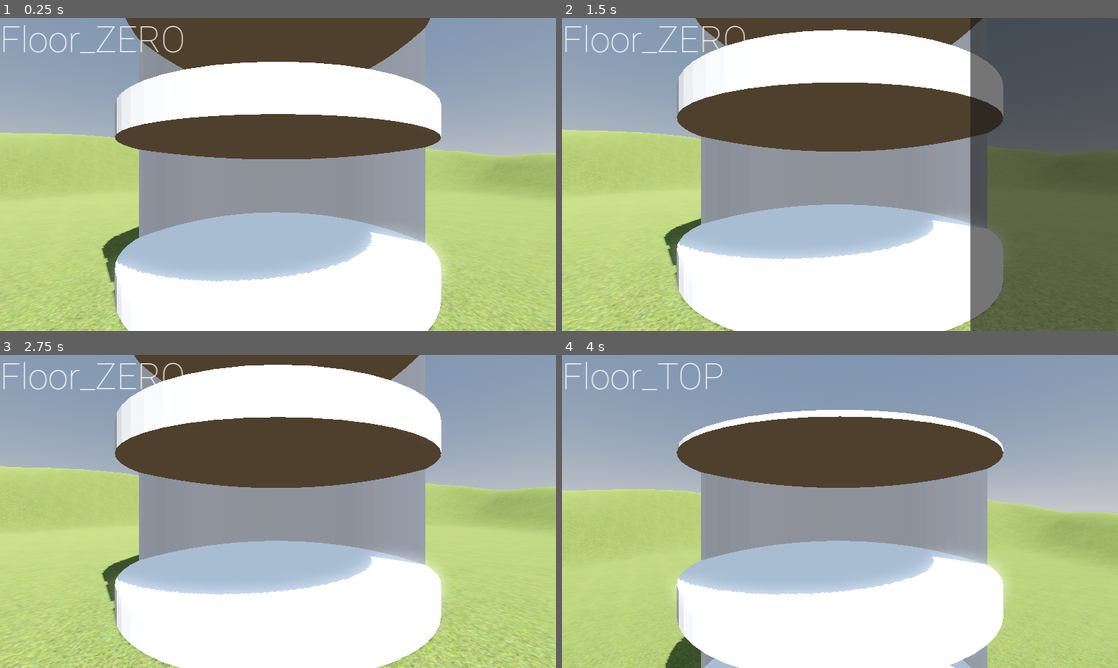
Above: before the commit, frames 1-4 (two rows, left to right).
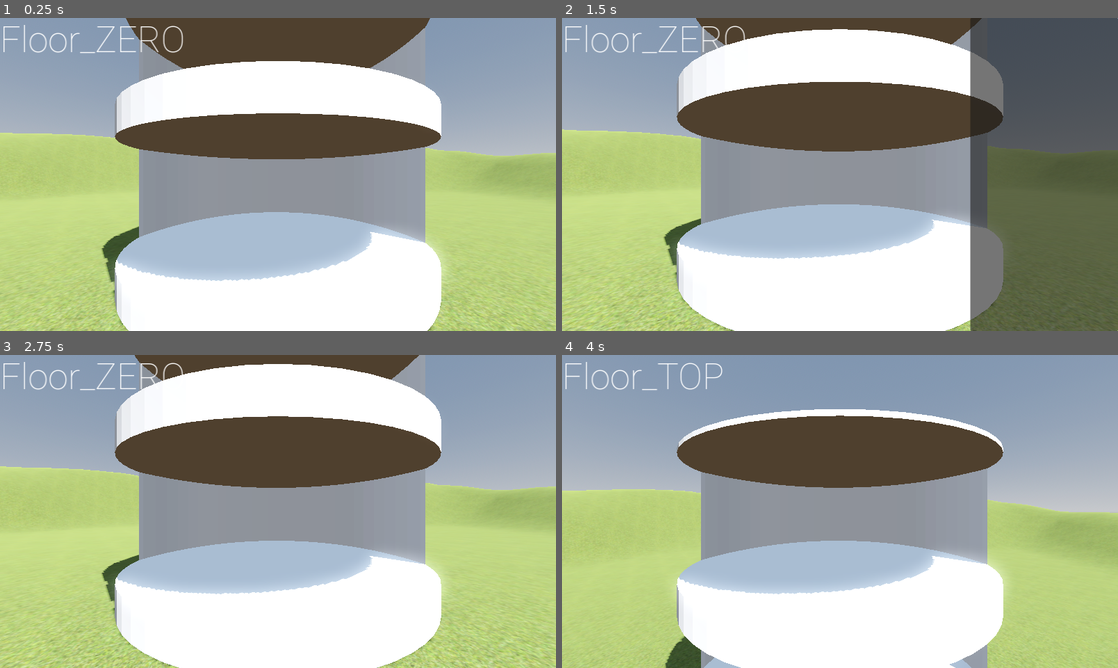
Above: after the commit, the same moments.

Repository: CalebLGreen/tower
Game: Godot game, scene res://Scenes/main.tscn
Two runs of this game, one before a commit and one after it. Both use one fixed random seed, a clock stepped at 60 frames per second and the inputs below.
Inputs (mouse positions are in pixels of both pictures, inside the frame that each line leads up to):
- Up to frame 1 (0.25 s): no input
- Up to frame 2 (1.5 s): tap Enter at 0.5 s; move the mouse to (962, 158) at 0.52 s; hold E (rotate_right) 0.53-1.28 s; click (962, 158) at 0.6 s; tap Space (open_shop) at 0.77, 0.8, 1.07, 1.35 s; move the mouse to (728, 190) at 1.27 s; hold S (pan_down) from 1.28 s (still down)
- Up to frame 3 (2.75 s): tap Space (open_shop) at 1.52, 1.82, 2.3 s; click (166, 527) at 1.55 s; move the mouse to (333, 442) at 2.02 s; release S (pan_down) at 2.03 s; hold E (rotate_right) from 2.03 s (still down); click (333, 442) at 2.1 s
- Up to frame 4 (4 s): tap Space (open_shop) at 2.75, 3.02, 3.32, 3.77, 3.8 s; move the mouse to (812, 574) at 2.77 s; release E (rotate_right) at 2.78 s; hold W (pan_up) 2.78-3.53 s; tap Mouse wheel down (pan_away) at 2.85 s; click (812, 574) at 3.05 s; move the mouse to (1006, 558) at 3.52 s; hold Q (rotate_left) from 3.53 s (still down); tap Mouse wheel up (pan_in) at 3.6 s

The runs differ from the first frame. In frame 1, 0.5% of the frame differs, in the area x 19-80%, y 0-100%; in frame 2, 0.5%; in frame 3, 0.5%; in frame 4, 0.5%, in the area x 19-80%, y 17-100%.

Commit message:
fixed placing objects on other floors
Fixed (somewhat) the raycast to be able to have a variable offset to accomodate placing objects on all floors. Needs further testing with different sized objects. Additionally need to alter the valid floor placement to be modular with variables rather than static, perhaps include the floor number, tower height and object height

Diff:
--- a/Scenes/main.tscn
+++ b/Scenes/main.tscn
@@ -76,7 +76,6 @@
 albedo_texture = ExtResource("6_yp10b")
 
 [node name="Main" type="Node3D"]
-transform = Transform3D(1, 0, 0, 0, 1, 0, 0, 0, 1, -0.00109577, 0.0116072, -1.66893e-05)
 script = ExtResource("1_88rcv")
 
 [node name="WorldEnvironment" type="WorldEnvironment" parent="."]
@@ -151,11 +150,13 @@
 Add Floor"
 
 [node name="Terrain" type="StaticBody3D" parent="."]
+metadata/_edit_lock_ = true
 
 [node name="MeshInstance3D" type="MeshInstance3D" parent="Terrain"]
 transform = Transform3D(1, 0, 0, 0, 1, 0, 0, 0, 1, 0, -2, 0)
 material_override = SubResource("StandardMaterial3D_m304t")
 mesh = ExtResource("7_wsdlj")
+metadata/_edit_lock_ = true
 
 [connection signal="pressed" from="UI/ShopPanel/VBoxContainer/Floor_Add_Table" to="." method="_on_floor_add_table_pressed"]
 [connection signal="pressed" from="UI/ShopPanel/VBoxContainer/Floor_Top_Add_Floor" to="." method="_on_floor_top_add_floor_pressed"]
--- a/Scripts/UI_Elements.gd
+++ b/Scripts/UI_Elements.gd
@@ -40,12 +40,15 @@
 
 	# Open the shop on command
 	if Input.is_action_just_pressed("open_shop"):
-		if shop_panel.visible:
-			shop_panel.hide()
-			#print("HIDE")
-		else:
-			shop_panel.show()
-			#print("SHOW")
+		toggle_shop()
+
+func toggle_shop():
+	if shop_panel.visible:
+		shop_panel.hide()
+		#print("HIDE")
+	else:
+		shop_panel.show()
+		#print("SHOW")
 
 
 # changes the label to match the current floor and refreshes the shop
@@ -65,7 +68,9 @@
 	#print("Updating Shop")
 	for i in get_node("ShopPanel/VBoxContainer").get_children():
 		i.hide()
-	if curr_floor.name in ["Floor_1"]:
+	if curr_floor.name == "Floor_1":
+		$ShopPanel/VBoxContainer/Floor_Add_Table.show()
+	elif curr_floor.name == "Floor_2":
 		$ShopPanel/VBoxContainer/Floor_Add_Table.show()
 	elif curr_floor.name == "Floor_TOP":
 		$ShopPanel/VBoxContainer/Floor_Top_Add_Floor.show()
--- a/Scripts/main.gd
+++ b/Scripts/main.gd
@@ -9,9 +9,15 @@
 @onready var blank_floor : PackedScene = preload("res://Scenes/floor_blank.tscn")
 @onready var table : PackedScene = preload("res://Scenes/table.tscn")
 
+# Constants
+var tower_segment_base_height = 0.77
+var tower_segment_height = 3.9
+
 # Export variables
 @export var rotate_speed : float = 1.5
 
+#DEBUG
+var timer = false
 
 # Buildables
 var ghost_table = null
@@ -45,8 +51,9 @@
 	var mouse_pos : Vector2 = get_viewport().get_mouse_position()
 
 	var origin : Vector3 = camera.project_ray_origin(mouse_pos)
-	var end : Vector3 = origin + camera.project_ray_normal(mouse_pos)*100
+	var end : Vector3 = origin + camera.project_ray_normal(mouse_pos)*20
 	var ray : PhysicsRayQueryParameters3D = PhysicsRayQueryParameters3D.create(origin, end)
+
 	# Ensure the ray collides with the correct layer and bodies
 	ray.collide_with_bodies = true
 	ray.collision_mask = 1
@@ -54,81 +61,100 @@
 	#print(ray.collision_mask)
 	# Store values from collision
 	var ray_result : Dictionary = space_state.intersect_ray(ray)
-
+	if timer:
+		pass
+	elif not timer:
+		timer = get_tree().create_timer(1.0)
+		await timer.timeout
+		print(origin, ", ", end, " ", ray_result)
+		timer = false
 	# Now if building
 	if in_build_menu:
 		# Check if the table is being built
 		if building_table:
-			# stop the user changing floors
-			camera.is_movement_locked = true
-			# DEBUG print
-			#print("BUILDING")
-			# Check whether the ray has collided with anything, i.e. the floor
-			if ray_result.size() > 0:
-				# get the current floor, used for collisions and naming
-				var curr_floor = get_current_floor()
-				# if a ghostly version of the table doesn't exist, create it
-				if ghost_table == null:
-					ghost_table = table.instantiate()
-					get_node("Tower/%s" % [curr_floor]).add_child(ghost_table)
-					ghost_table.visible = true
-
-				# If the ghostly table does already exist continue
-				if ghost_table:
-
-					# Change the collision layer of the table
-					# The mask layer is still one so it'll collide with walls and floors
-					# This ensures the table doesn't collide with the ray cast
-					ghost_table.get_node("Table").collision_layer = 2
-
-					# Get the mesh instance node from the table, used to switch it between being green, red or complete
-					var mesh_instance = ghost_table.get_node("Table/Table_Mesh")
-					# Get the interesction of the ray and where it collides
-					# Set the the table position to hover slightly below this point, due to my silly blender skills
-					var intersection_point : Vector3 = ray_result.get("position")
-					ghost_table.position = intersection_point + Vector3(0, -3.38, 0)
-
-					# Allow for rotations - simple enough
-					if Input.is_action_pressed("rotate_left"):
-						ghost_table.rotation.y += delta * rotate_speed
-					elif Input.is_action_pressed("rotate_right"):
-						ghost_table.rotation.y -= delta * rotate_speed
-
-					# Get the Area3D for collisions with self
-					var area = ghost_table.get_node("Table/Table_Area")
-					if area and area is Area3D:
-						area.global_transform.origin = ghost_table.global_transform.origin
-
-						# Check for overlaps, currently can be placed on the wrong floor, must fix
-						var overlaps = area.get_overlapping_bodies()
-						#print(overlaps)
-						var valid_overlaps = []
-						for body in overlaps:
-							if not is_floor(body, curr_floor):
-								valid_overlaps.append(body)
-						# See if there are any overlaps, in which case make the material red
-						# and it cannot be placed
-						if overlaps.size() > 0 or ghost_table.global_position.y < (camera.position.y - 1.5) or ghost_table.global_position.y > (camera.position.y-1):
-							print(ghost_table.global_position.y, " ", camera.position.y)
-							mesh_instance.set_surface_override_material(0, load("res://Models/red.tres"))
-						# If no overlaps then we are good to go
-						else:
-							mesh_instance.set_surface_override_material(0, load("res://Models/green.tres"))
-							if Input.is_action_just_pressed("left_click"):
-								# slightly lower the position to compensate for the slight lift
-								ghost_table.position -= Vector3(0, 0.02, 0)
-								# Change the collision layer back to 1
-								ghost_table.get_node("Table").collision_layer = 1
-								# Reset it back to default textures
-								mesh_instance.set_surface_override_material(0, null)
-								# This table now no longer exists as a variable
-								ghost_table = null
-								building_table = false
-								camera.is_movement_locked = false
+			build_table(ray_result, delta)
+
+
+func build_table(ray_result : Dictionary, delta : float):
+	# stop the user changing floors
+	camera.is_movement_locked = true
+	# DEBUG print
+	#print("BUILDING")
+	# Check whether the ray has collided with anything, i.e. the floor
+	if ray_result.size() > 0:
+		# get the current floor, used for collisions and naming
+		var curr_floor = get_current_floor()
+		# if a ghostly version of the table doesn't exist, create it
+		if ghost_table == null:
+			ghost_table = table.instantiate()
+			get_node("Tower/%s" % [curr_floor]).add_child(ghost_table)
+			ghost_table.visible = true
+
+		# Cancel placement
+		if Input.is_action_just_pressed("cancel"):
+			ghost_table.queue_free()
+			building_table = false
+			camera.is_movement_locked = false
+			UI.toggle_shop()
+
+		# If the ghostly table does already exist continue
+		if ghost_table:
+			# Change the collision layer of the table
+			# The mask layer is still one so it'll collide with walls and floors
+			# This ensures the table doesn't collide with the ray cast
+			ghost_table.get_node("Table").collision_layer = 2
+
+			# Get the mesh instance node from the table, used to switch it between being green, red or complete
+			var mesh_instance = ghost_table.get_node("Table/Table_Mesh")
+			# Get the interesction of the ray and where it collides
+			# Set the the table position to hover slightly below this point, due to my silly blender skills
+			var intersection_point : Vector3 = ray_result.get("position")
+
+			var current_floor_number = get_current_floor_num()
+			var offset = -0.48 - (tower_segment_height * get_current_floor_num() - 1)
+			ghost_table.position = intersection_point + Vector3(0, offset, 0)
+			prints(current_floor_number, offset, intersection_point)
+			# Allow for rotations - simple enough
+			if Input.is_action_pressed("rotate_left"):
+				ghost_table.rotation.y += delta * rotate_speed
+			elif Input.is_action_pressed("rotate_right"):
+				ghost_table.rotation.y -= delta * rotate_speed
+
+			# Get the Area3D for collisions with self
+			var area = ghost_table.get_node("Table/Table_Area")
+			if area and area is Area3D:
+				area.global_transform.origin = ghost_table.global_transform.origin
+
+				# Check for overlaps, currently can be placed on the wrong floor, must fix
+				var overlaps = area.get_overlapping_bodies()
+				#print(overlaps)
+				var valid_overlaps = []
+				for body in overlaps:
+					if not is_floor(body, curr_floor):
+						valid_overlaps.append(body)
+				# See if there are any overlaps, in which case make the material red
+				# and it cannot be placed
+				if overlaps.size() > 0 or ghost_table.global_position.y < (camera.position.y - 1.5) or ghost_table.global_position.y > (camera.position.y-1):
+					#print(ghost_table.global_position.y, " ", camera.position.y)
+					mesh_instance.set_surface_override_material(0, load("res://Models/red.tres"))
+				# If no overlaps then we are good to go
+				else:
+					mesh_instance.set_surface_override_material(0, load("res://Models/green.tres"))
+					if Input.is_action_just_pressed("left_click"):
+						# slightly lower the position to compensate for the slight lift
+						ghost_table.position -= Vector3(0, 0.02, 0)
+						# Change the collision layer back to 1
+						ghost_table.get_node("Table").collision_layer = 1
+						# Reset it back to default textures
+						mesh_instance.set_surface_override_material(0, null)
+						# This table now no longer exists as a variable
+						ghost_table = null
+						building_table = false
+						camera.is_movement_locked = false
 
 # Function to check whether the floor is the current floor
 func is_floor(body: Node3D, current_floor) -> bool:
-	print(body.name, current_floor)
+	#print(body.name, current_floor)
 	if body.name == current_floor:
 		return true
 	else:
@@ -167,6 +193,23 @@
 	var current_floor_name = get_node("UI/Label").text
 	return current_floor_name
 
+func get_current_floor_num() -> int:
+	var current_floor_number
+	var current_floor_name = get_current_floor()
+	var prefix = "Floor_"
+	var index = current_floor_name.rfind(prefix)
+	if index != -1:
+		var suffix_start = index + prefix.length()
+		current_floor_number = current_floor_name.substr(suffix_start, current_floor_name.length() - suffix_start)
+
+		if current_floor_number.is_valid_int():
+			return int(current_floor_number)
+		else:
+			return -1
+
+	else:
+		return -1
+
 # for when the button to buy a table has been pressed
 func _on_floor_add_table_pressed() -> void:
 	building_table = true
--- a/project.godot
+++ b/project.godot
@@ -61,3 +61,8 @@
 "events": [Object(InputEventKey,"resource_local_to_scene":false,"resource_name":"","device":-1,"window_id":0,"alt_press …(192 unchanged characters)…
 ]
 }
+cancel={
+"deadzone": 0.5,
+"events": [Object(InputEventKey,"resource_local_to_scene":false,"resource_name":"","device":-1,"window_id":0,"alt_pressed":false,"shift_pressed":false,"ctrl_pressed":false,"meta_pressed":false,"pressed":false,"keycode":0,"physical_keycode":4194306,"key_label":0,"unicode":0,"location":0,"echo":false,"script":null)
+]
+}
